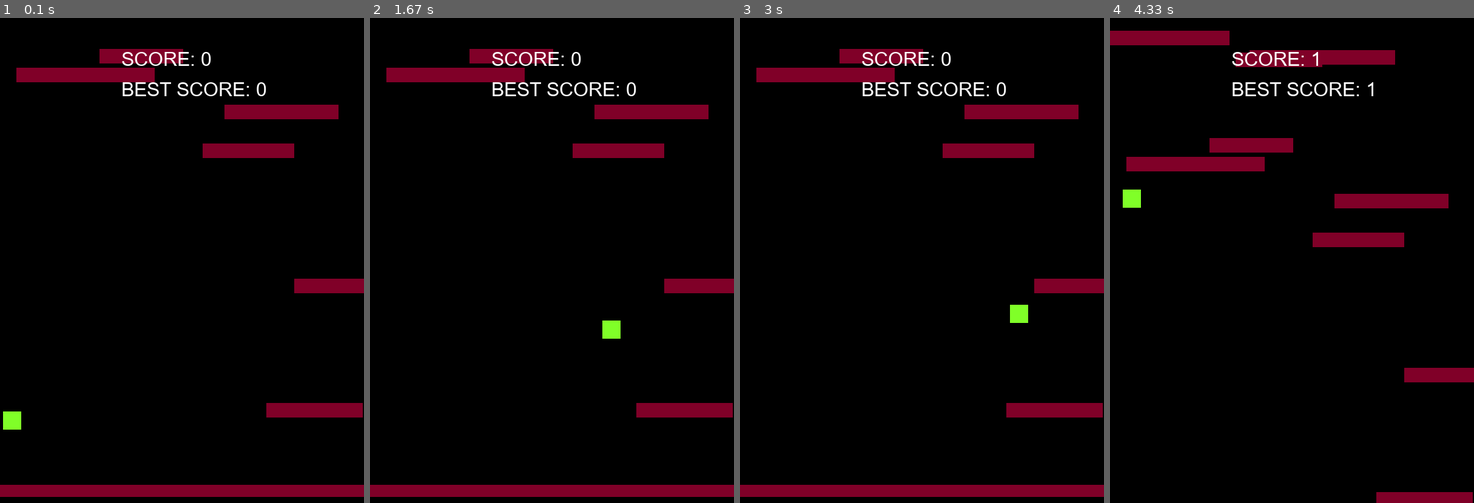
Above: before the commit, frames 1-4 (left to right).
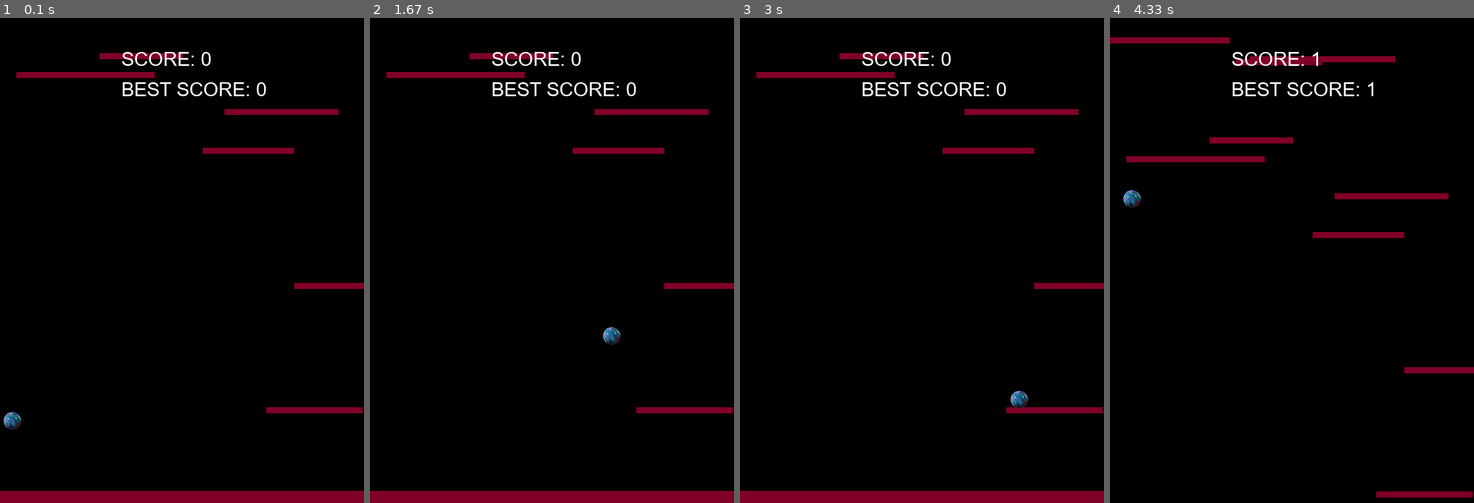
Above: after the commit, the same moments.

Repository: teamxeno-rl/Pygame-platformer
Game: pygame game, started from main.py
Two runs of this game, one before a commit and one after it. Both use one fixed random seed, a clock stepped at 60 frames per second and the inputs below.
Inputs:
- Up to frame 1 (0.1 s): no input
- Up to frame 2 (1.67 s): hold Left 0.33-0.87 s; hold Left 0.9-1.3 s; hold Up from 1.33 s (still down)
- Up to frame 3 (3 s): release Up at 1.7 s; hold Right 1.73-2.37 s; hold Left 2.4-2.87 s; hold Right from 2.9 s (still down)
- Up to frame 4 (4.33 s): release Right at 3.37 s; hold Up 3.4-3.7 s; hold Right 3.73-4.2 s; hold Left from 4.23 s (still down)

The runs differ from the first frame. In frame 1, 5.5% of the frame differs, in the area x 0-100%, y 6-100%; in frame 2, 5.5%; in frame 3, 5.6%; in frame 4, 4.5%.

Commit message:
final (4 now)

Diff:
--- a/main.py
+++ b/main.py
@@ -11,8 +11,9 @@
 blue = (0, 0, 128)
 
 best = 0
+bestscore = 0
 while True:
-
+    best = bestscore
     vec = pygame.math.Vector2
     font = pygame.font.Font('ARIAL.TTF', 32)
     HEIGHT = 800
@@ -35,7 +36,11 @@
             super().__init__()
             self.surf = pygame.Surface((30,30))
             self.surf.fill((128,255,40))
-            self.rect = self.surf.get_rect(center = (30, 420))
+
+            img_path = f'player.png'
+            self.img = pygame.image.load(img_path)
+            self.img = pygame.transform.scale(self.img, (30, 30))
+            self.rect = self.img.get_rect(center = (30, 420))
 
             self.pos = vec((20, 670))
             self.vel = vec(0,0)
@@ -64,21 +69,21 @@
             self.rect.midbottom = self.pos
 
         def update(self):
-            hits = pygame.sprite.spritecollide(P1, platforms, False)
-            if P1.vel.y > 0:
+            hits = pygame.sprite.spritecollide(PL1, platforms, False)
+            if PL1.vel.y > 0:
                 if hits:
                     self.vel.y = 0
                     self.pos.y = hits[0].rect.top + 1
 
         def jump(self):
-            hits = pygame.sprite.spritecollide(P1, platforms, False)
+            hits = pygame.sprite.spritecollide(PL1, platforms, False)
             if hits:
                 self.vel.y = -18
 
     class platform(pygame.sprite.Sprite):
         def __init__(self):
             super().__init__()
-            self.surf = pygame.Surface((random.randint(100,250), 24))
+            self.surf = pygame.Surface((random.randint(100,250), 10))
             self.surf.fill((128,0,40))
             self.rect = self.surf.get_rect(center = (random.randint(0,WIDTH-20), random.randint(0,HEIGHT-60)))
 
@@ -91,18 +96,18 @@
                 all_sprites.add(p)
 
     PT1 = platform ()
-    P1 = Player()
+    PL1 = Player()
 
     #make floor
     PT1.surf = pygame.Surface((WIDTH, 20))
     PT1.surf.fill((128,0,40))
-    PT1.rect = PT1.surf.get_rect(center = (WIDTH/2, HEIGHT - 20))
-
+    PT1.rect = PT1.surf.get_rect(center = (WIDTH/2, HEIGHT - 10))
+    players = pygame.sprite.Group()
     platforms = pygame.sprite.Group()
     all_sprites = pygame.sprite.Group()
     platforms.add(PT1)
     all_sprites.add(PT1)
-    all_sprites.add(P1)
+    players.add(PL1)
 
     for x in range(random.randint(6,7)):
         pl = platform()
@@ -117,12 +122,12 @@
                     pygame.quit()
                     sys.exit()
                 if event.key == pygame.K_UP:
-                    P1.jump()
+                    PL1.jump()
 
-        if P1.rect.top <= HEIGHT / 3:
-            P1.pos.y += abs(P1.vel.y)
+        if PL1.rect.top <= HEIGHT / 3:
+            PL1.pos.y += abs(PL1.vel.y)
             for plat in platforms:
-                plat.rect.y += abs(P1.vel.y)
+                plat.rect.y += abs(PL1.vel.y)
                 if plat.rect.top >= HEIGHT:
                     platform.plat_gen()
                     Score = int(Score) + 1
@@ -130,29 +135,40 @@
                     text = font.render("SCORE: " + str(Scre), True, white)
                     if Score > bestscore:
                         bestscore = Score
-                        best = bestscore
                         besti = font.render("BEST SCORE: " + str(bestscore), True, white)
                     plat.kill()
 
-        if P1.rect.top > HEIGHT:
+        if PL1.rect.top > HEIGHT:
             for entity in all_sprites:
                 entity.kill()
                 time.sleep(1)
                 displaysurface.fill((255,0,0))
-                text = font.render("FINAL SCORE: " + str(Scre), True, white)
-                displaysurface.blit(text, (120,350))
+                if Score < best:
+                    text = font.render("FINAL SCORE: " + str(Scre), True, white)
+                    text2 = font.render("BEST SCORE: " + str(bestscore), True, green)
+                    displaysurface.blit(text, (120,300))
+                    displaysurface.blit(text2, (120,350))
+                elif Score == best:
+                    text = font.render("FINAL SCORE: " + str(Scre), True, green)
+                    displaysurface.blit(text, (120,300))
+                elif Score > best:
+                    text = font.render("NEW HIGH SCORE: " + str(Scre), True, green)
+                    displaysurface.blit(text, (120,300))
                 pygame.display.update()
                 time.sleep(5)
                 run1 = bool(0)
 
         displaysurface.fill((0,0,0))
 
-        for entity in all_sprites:
+        for entity in platforms:
             displaysurface.blit(entity.surf, entity.rect)
+
+        for entity in players:
+            displaysurface.blit(entity.img, entity.rect)
 
         displaysurface.blit(text, (200,50))
         displaysurface.blit(besti, (200,100))
-        P1.move()
-        P1.update()
+        PL1.move()
+        PL1.update()
         pygame.display.update()
         FramePerSec.tick(FPS)
Binary file added: icon.ico
Binary file added: main/player.png
Binary file added: output/ARIAL.TTF
Binary file added: output/player.png
Binary file added: player.png
Not shown, changed: main.exe
Not shown, changed: output/main.exe
